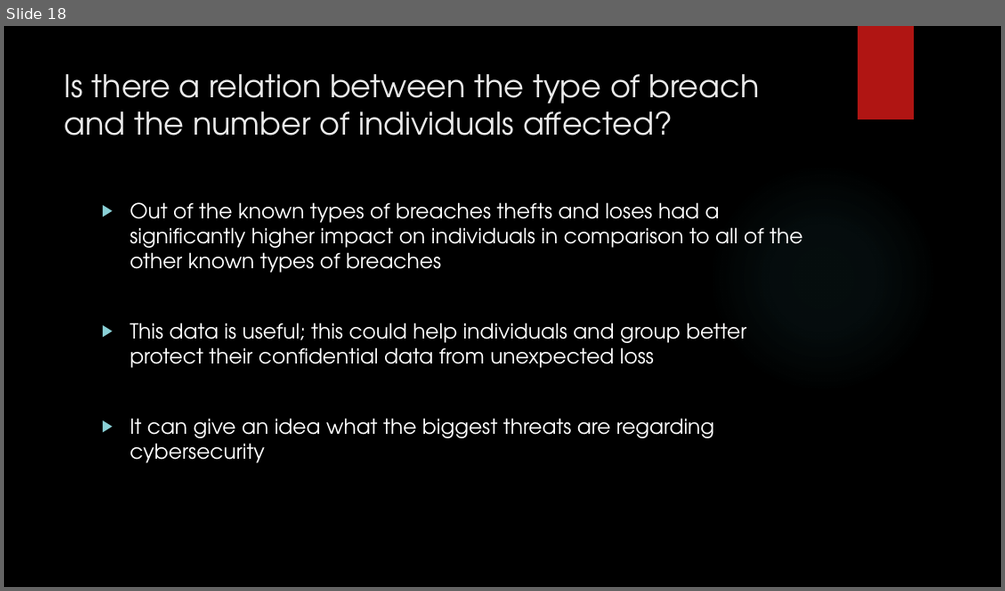
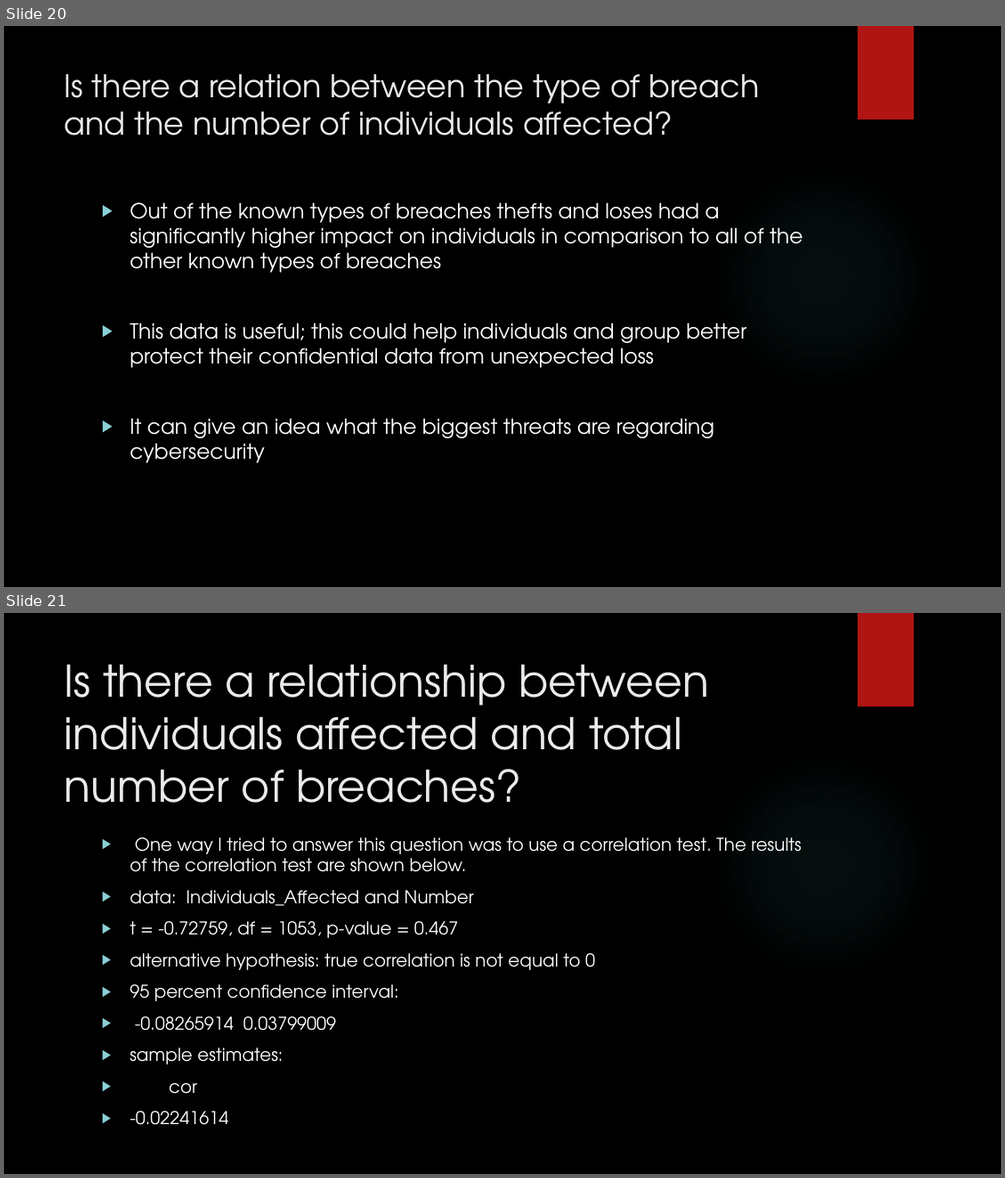
Before and after one commit to bigjohn80000/CIS435-Project, a slide deck: Final presentation_CIS435.pptx. Shown one above the other, each under a label of ours: slide 18 before the commit, slides 20 and 21 after it. The pictures are 1005x591 and 1005x1178 pixels, drawn with LibreOffice and Linux fonts; fonts in the diff are those of the drawing; background and template pictures are left out. Boxes give left, top, right and bottom in pixels: in the first picture for what was removed or moved away, otherwise in the second. Text is boxed around its words. In the diff, an @@ line names an element or a change of style, - is before the commit and + after.

```diff
--- a/Final presentation_CIS435.pptx
+++ b/Final presentation_CIS435.pptx
@@ slide 21 added at (4,613,1001,1174), background picture (left out); not listed: 2 template elements that a slide beside it also shows @@
@@ title added at (65,664,709,803), 42 pt, text #EBEBEB @@
+Is there a relationship between individuals affected and total number of breaches?
@@ text added at (129,837,801,1125), 17 pt, text #FFFFFF @@
+▶ One way I tried to answer this question was to use a correlation test. The results of the correlation test are shown below.
+▶ data: Individuals_Affected and Number
+▶ t = -0.72759, df = 1053, p-value = 0.467
+▶ alternative hypothesis: true correlation is not equal to 0
+▶ 95 percent confidence interval:
+▶ -0.08265914 0.03799009
+▶ sample estimates:
+▶ cor
+▶ -0.02241614
@@ what was slide 18 is now slide 20 @@
```
Also in this commit, not shown: 4 slides changed, 6 other slides added.
